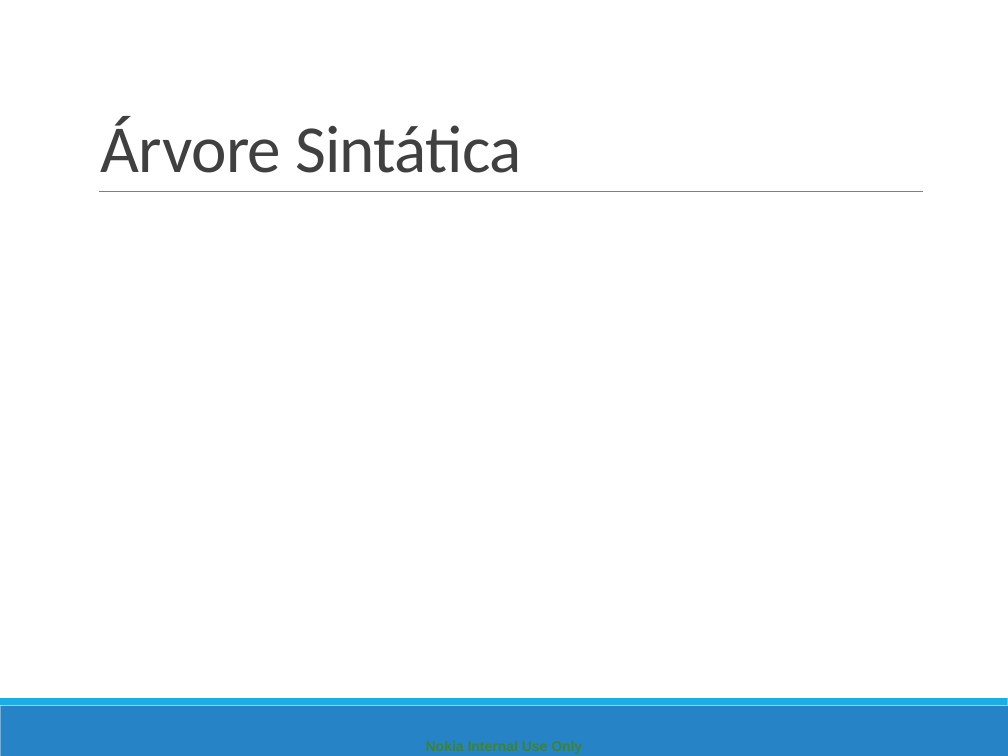
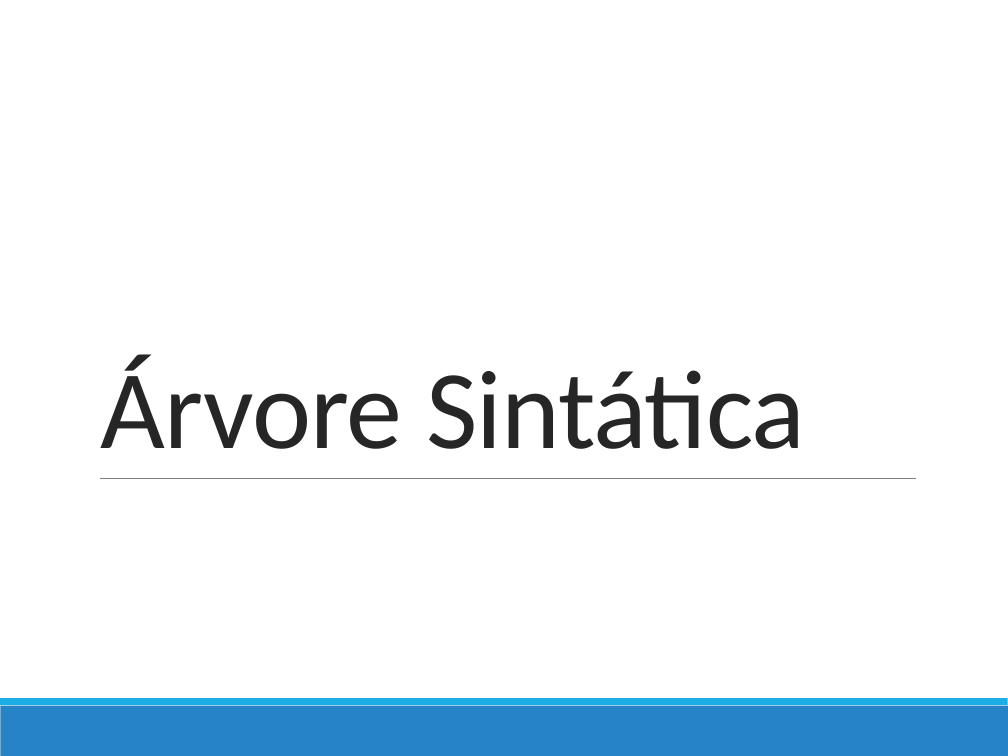
Before and after one commit to darlissonmar/compz-equipe-05-2013-1, a slide deck: slide 42 of trabalho-04/Apresentacao/Apresentacao_Compiladores.pptx (slide 8 before the commit). Drawn at 1008x756 pixels with LibreOffice and Linux fonts; fonts in the diff are those of the drawing. Boxes give left, top, right and bottom in pixels: in the first picture for what was removed or moved away, otherwise in the second. Text is boxed around its words. In the diff, an @@ line names an element or a change of style, - is before the commit and + after.

```diff
--- a/trabalho-04/Apresentacao/Apresentacao_Compiladores.pptx
+++ b/trabalho-04/Apresentacao/Apresentacao_Compiladores.pptx
@@ title "Árvore Sintática": place and size @@
-title "Árvore Sintática" at (101,117,521,173)
+title "Árvore Sintática" at (101,355,805,449)
@@ title "Árvore Sintática" at (101,355,805,449): size 48 to 80 pt, text colour #404040 to #262626, letter spacing -0.5 to -0.7 pt @@
@@ line moved from (99, 192) - (922, 192) to (100, 479) - (916, 479) @@
@@ text removed at (426,741,582,754) @@
-Nokia Internal Use Only
```
Also in this commit, not shown: 36 other slides changed, 118 slides added, 6 slides removed.
